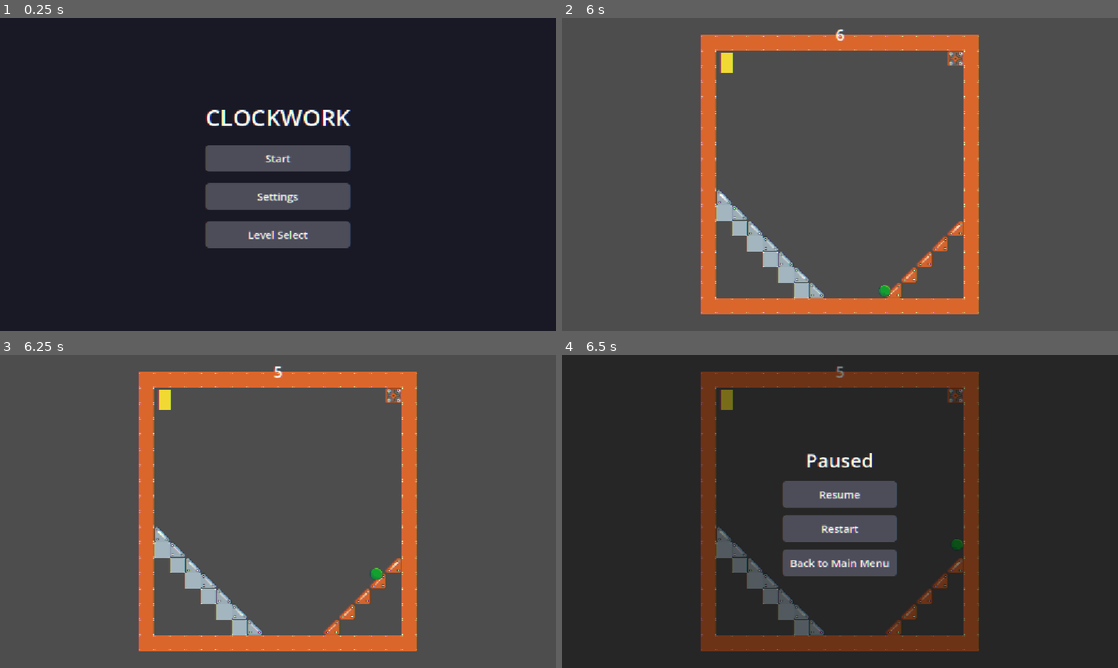
Above: before the commit, frames 1-4 (two rows, left to right).
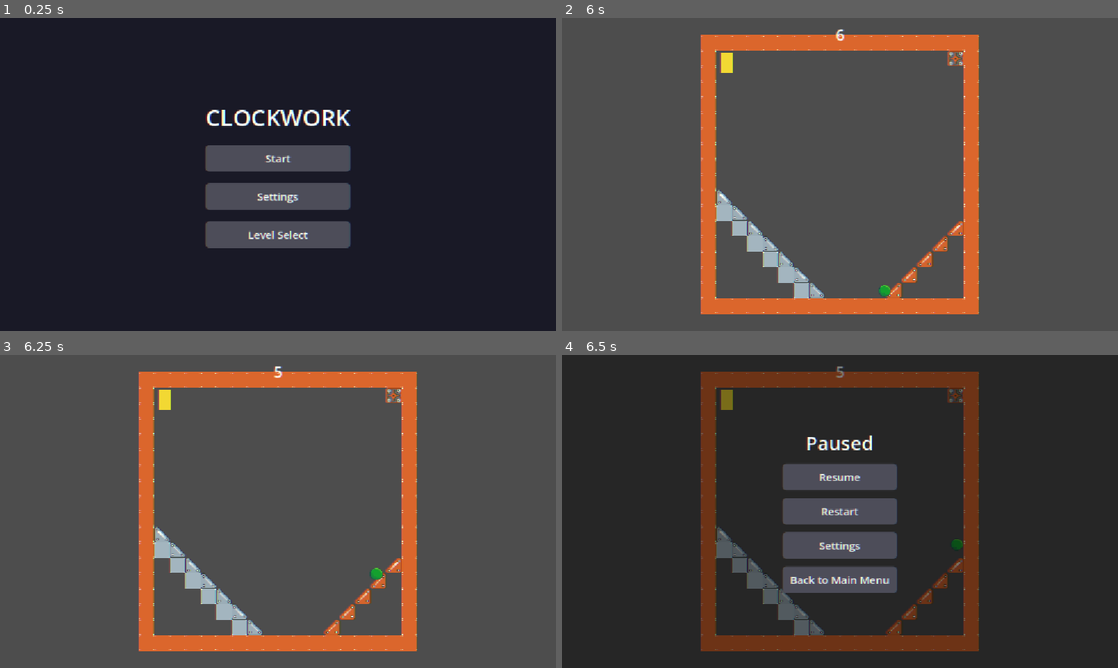
Above: after the commit, the same moments.

Repository: swan-eternal/clockwork
Game: Godot game, scene res://scenes/main_menu.tscn
Two runs of this game, one before a commit and one after it. Both use one fixed random seed, a clock stepped at 60 frames per second and the inputs below.
Inputs:
- Up to frame 1 (0.25 s): no input
- Up to frame 2 (6 s): click "Settings" at 0.5 s; click "Back" at 1.25 s; click "Start" at 2 s; tap Enter (ui_accept) at 2.75, 3.02, 3.77, 4.25, 5.27 s; hold Right (ui_right) 2.78-4.28 s; hold Left (ui_left) 4.28-5.03 s; hold Right (ui_right) from 5.03 s (still down)
- Up to frame 3 (6.25 s): keep holding Right (ui_right); tap Enter (ui_accept) at 6.02 s
- Up to frame 4 (6.5 s): keep holding Right (ui_right); tap Escape (ui_cancel) at 6.4 s

Frames 1-3 are identical in both runs. In frame 4, 5.4% of the frame differs, in the area x 39-61%, y 25-76%.

Commit message:
Add Settings button to pause menu
Pause menu now has 4 buttons: Resume, Restart, Settings, Back to
Main Menu. Settings opens scenes/settings.tscn (unpauses first
so the settings scene doesn't inherit the paused state -- the
settings UI uses _process for slider updates and a paused tree
would freeze those).

Note: this loses the current level state. Clicking Back from
settings returns to the main menu (per settings.tscn's
back_scene default). A future improvement would be showing
settings as an overlay on top of the pause menu so the level
state is preserved -- left as future polish for the jam.

Diff:
--- a/scenes/pause_menu.tscn
+++ b/scenes/pause_menu.tscn
@@ -76,6 +76,15 @@
 theme_override_styles/hover = SubResource("StyleBoxFlat_btn_hover")
 theme_override_styles/pressed = SubResource("StyleBoxFlat_btn_pressed")
 
+[node name="SettingsButton" type="Button" parent="Center/VBox"]
+custom_minimum_size = Vector2(220, 50)
+text = "Settings"
+theme_override_font_sizes/font_size = 22
+theme_override_colors/font_color = Color(1, 1, 1, 1)
+theme_override_styles/normal = SubResource("StyleBoxFlat_btn_normal")
+theme_override_styles/hover = SubResource("StyleBoxFlat_btn_hover")
+theme_override_styles/pressed = SubResource("StyleBoxFlat_btn_pressed")
+
 [node name="MainMenuButton" type="Button" parent="Center/VBox"]
 custom_minimum_size = Vector2(220, 50)
 text = "Back to Main Menu"
--- a/scripts/pause_menu.gd
+++ b/scripts/pause_menu.gd
@@ -14,16 +14,21 @@
 
 # Where "Back to Main Menu" takes the player.
 @export var main_menu_scene: String = "res://scenes/main_menu.tscn"
+## Where the Settings button takes the player. Unpauses first so
+## the settings scene doesn't inherit a paused state.
+@export var settings_scene: String = "res://scenes/settings.tscn"
 # Action that toggles pause. Defaults to ui_cancel (Escape).
 @export var pause_action: String = "ui_cancel"
 
 @onready var _resume_button: Button = $Center/VBox/ResumeButton
 @onready var _restart_button: Button = $Center/VBox/RestartButton
+@onready var _settings_button: Button = $Center/VBox/SettingsButton
 @onready var _main_menu_button: Button = $Center/VBox/MainMenuButton
 
 func _ready() -> void:
 	_resume_button.pressed.connect(_on_resume_pressed)
 	_restart_button.pressed.connect(_on_restart_pressed)
+	_settings_button.pressed.connect(_on_settings_pressed)
 	_main_menu_button.pressed.connect(_on_main_menu_pressed)
 	# Start hidden -- the menu only appears after the player
 	# presses Escape (or whatever pause_action maps to).
@@ -57,6 +62,20 @@
 	get_tree().paused = false
 	get_tree().change_scene_to_file(main_menu_scene)
 
+func _on_settings_pressed() -> void:
+	# Open the settings scene. Unpause first so the settings scene
+	# doesn't inherit the paused state (its own scene tree starts
+	# unpaused; the settings UI uses _process for slider updates
+	# and a paused tree would freeze those).
+	#
+	# Note: this loses the current level state. The player exits
+	# to the settings scene, and clicking Back from there goes to
+	# the main menu (per settings.tscn's back_scene default). A
+	# future improvement would be to show settings as an overlay
+	# so the level state is preserved.
+	get_tree().paused = false
+	get_tree().change_scene_to_file(settings_scene)
+
 func _pause() -> void:
 	# Setting SceneTree.paused = true freezes _process and
 	# _physics_process on all PROCESS_MODE_PAUSABLE nodes (which
